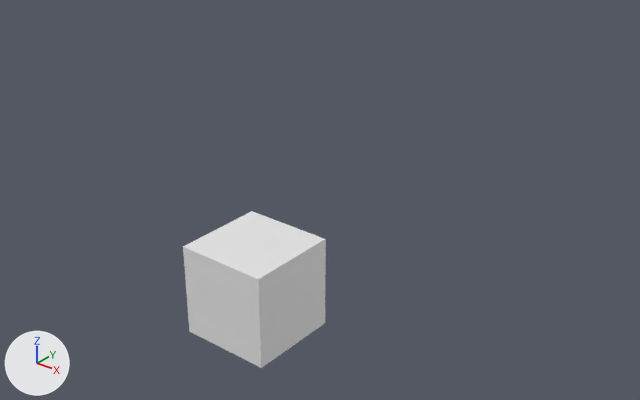
Renders of the Blender file modelajes skins/halowin/barco3x1.blend from each side of a commit.
One viewpoint serves both versions: a 50 mm lens placed at (10.7, -11.3, 9.45), pointed at (0.92, 0.92, 1.87). The axes (+X, +Y, +Z) are drawn at lower left. The lights are the same throughout. Materials are left out; every surface is plain grey.
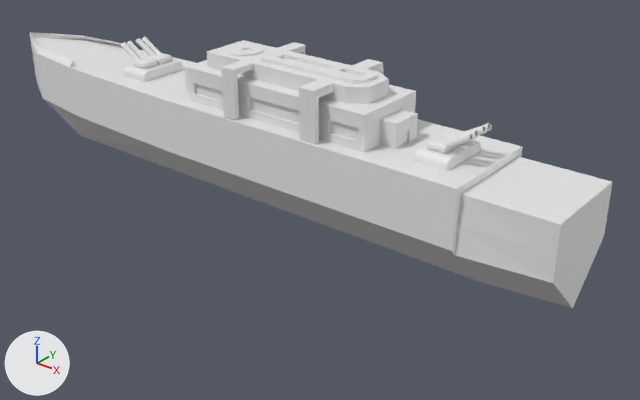
What differs and where, as boxes (x1, y1, x2, y2) in the pictures (640 x 400 px):
'Cube', reshaped, moved, turned, rescaled: before (183, 211, 326, 368); after (29, 32, 612, 308)
'Cube.004', added: after (414, 136, 481, 171)
'Cube.003', added: after (124, 60, 183, 82)
'Cube.006', added: after (427, 137, 456, 154)
'Cylinder.007', added: after (441, 133, 474, 148)
'Cube.002', added: after (133, 58, 157, 69)
'Cube.001', added: after (149, 53, 172, 64)
'Cylinder.001', added: after (136, 38, 156, 56)
'Cylinder.003', added: after (127, 41, 147, 59)
'Cylinder.002', added: after (121, 42, 141, 61)
'Cube.005', added: after (441, 130, 461, 146)
'Cylinder', added: after (142, 37, 162, 54)
'Cylinder.004', added: after (455, 126, 487, 137)
'Cylinder.006', added: after (446, 130, 479, 141)
'Cylinder.005', added: after (460, 123, 492, 134)
part 1 of me_cube, added: after (184, 40, 418, 152)
part 2 of me_cube, built on: before (183, 211, 325, 368); after (29, 32, 612, 308)

Patch to the scene script:
```diff
--- a/modelajes skins/halowin/barco3x1.blend.py
+++ b/modelajes skins/halowin/barco3x1.blend.py
@@ me_cube @@
-me_cube.from_pydata(...)  # 8 vertices, 6 faces; spans x -1.0..1.0, y -1.0..1.0, z -1.0..1.0
+me_cube.from_pydata(...)  # 307 vertices, 244 faces; spans x -1.0..1.94, y -1.0..1.0, z -6.46..6.55
+# me_cube part 1: a new loose piece of 232 vertices spanning x 0.97..1.94, y -0.97..0.91, z -3.43..1.13
+# me_cube part 2
+# 4 vertices are removed from x -1.0, y -1.0..1.0, z -1.0..1.0
+# 5 faces are deleted
+# 64 vertices are added at x -1.0..1.11, y -1.0..1.0, z -6.46..6.55
+# 7 new vertices lie (1.0, 0.0, 0.0) away from vertices in x 0.0, y -0.89..0.89, z 3.44..6.55
+# 70 new faces join them
@@ ob_cube @@
 ob_cube = bpy.data.objects.new('Cube', me_cube)
-ob_cube.location = (0.0, 0.0, 0.0)
+ob_cube.location = (-0.16, 0.12, 2.92)
+ob_cube.rotation_euler = (0.0, -1.572, 0.0)  # degrees (0, -90, 0)
+ob_cube.scale = (1.03, 1.03, 1.03)
@@ ob_cylinder_004 @@
+ob_cylinder_004 = bpy.data.objects.new('Cylinder.004', me_cylinder_004)  # 352 vertices, 322 faces; spans x -1.11..1.11, y -1.11..1.11, z -1.0..9.65
+ob_cylinder_004.location = (4.27, 0.2, 4.24)
+ob_cylinder_004.rotation_euler = (0.0, 1.047, 6.281)  # degrees (0, 60, 360)
+ob_cylinder_004.scale = (0.0542, 0.0542, 0.0542)
@@ ob_cylinder_005 @@
+ob_cylinder_005 = bpy.data.objects.new('Cylinder.005', me_cylinder_004.copy())
+ob_cylinder_005.location = (4.27, 0.35, 4.24)
+ob_cylinder_005.rotation_euler = (0.0, 1.047, 6.281)  # degrees (0, 60, 360)
+ob_cylinder_005.scale = (0.0542, 0.0542, 0.0542)
@@ ob_cylinder_006 @@
+ob_cylinder_006 = bpy.data.objects.new('Cylinder.006', me_cylinder_004.copy())
+ob_cylinder_006.location = (4.27, -0.04, 4.24)
+ob_cylinder_006.rotation_euler = (0.0, 1.047, 6.281)  # degrees (0, 60, 360)
+ob_cylinder_006.scale = (0.0542, 0.0542, 0.0542)
@@ ob_cylinder_007 @@
+ob_cylinder_007 = bpy.data.objects.new('Cylinder.007', me_cylinder_004.copy())
+ob_cylinder_007.location = (4.27, -0.2, 4.24)
+ob_cylinder_007.rotation_euler = (0.0, 1.047, 6.281)  # degrees (0, 60, 360)
+ob_cylinder_007.scale = (0.0542, 0.0542, 0.0542)
@@ ob_cube_005 @@
+ob_cube_005 = bpy.data.objects.new('Cube.005', me_cube_005)  # 216 vertices, 218 faces; spans x -1.0..1.0, y -1.0..1.0, z -0.36..0.36
+ob_cube_005.location = (4.18, 0.28, 4.2)
+ob_cube_005.rotation_euler = (0.0, 0.0, 6.281)  # degrees (0, 0, 360)
+ob_cube_005.scale = (0.176, 0.176, 0.176)
@@ ob_cube_006 @@
+ob_cube_006 = bpy.data.objects.new('Cube.006', me_cube_005.copy())
+ob_cube_006.location = (4.18, -0.12, 4.2)
+ob_cube_006.rotation_euler = (0.0, 0.0, 6.281)  # degrees (0, 0, 360)
+ob_cube_006.scale = (0.176, 0.176, 0.176)
@@ ob_cube_004 @@
+ob_cube_004 = bpy.data.objects.new('Cube.004', me_cube_004)  # 184 vertices, 172 faces; spans x -0.428..0.428, y -0.714..0.714, z -0.269..0.13
+ob_cube_004.location = (4.18, 0.07, 4.08)
+ob_cube_004.rotation_euler = (0.0, 0.0, 6.281)  # degrees (0, 0, 360)
+ob_cube_004.scale = (0.733, 0.733, 0.513)
@@ ob_cylinder_003 @@
+ob_cylinder_003 = bpy.data.objects.new('Cylinder.003', me_cylinder_003)  # 352 vertices, 322 faces; spans x -1.11..1.11, y -1.11..1.11, z -1.0..9.65
+ob_cylinder_003.location = (-2.79, -0.04, 4.24)
+ob_cylinder_003.rotation_euler = (0.0, 1.047, 3.142)  # degrees (0, 60, 180)
+ob_cylinder_003.scale = (0.0542, 0.0542, 0.0542)
@@ ob_cylinder_002 @@
+ob_cylinder_002 = bpy.data.objects.new('Cylinder.002', me_cylinder_002)  # 352 vertices, 322 faces; spans x -1.11..1.11, y -1.11..1.11, z -1.0..9.65
+ob_cylinder_002.location = (-2.79, -0.2, 4.24)
+ob_cylinder_002.rotation_euler = (0.0, 1.047, 3.142)  # degrees (0, 60, 180)
+ob_cylinder_002.scale = (0.0542, 0.0542, 0.0542)
@@ ob_cylinder_001 @@
+ob_cylinder_001 = bpy.data.objects.new('Cylinder.001', me_cylinder_001)  # 352 vertices, 322 faces; spans x -1.11..1.11, y -1.11..1.11, z -1.0..9.65
+ob_cylinder_001.location = (-2.79, 0.2, 4.24)
+ob_cylinder_001.rotation_euler = (0.0, 1.047, 3.142)  # degrees (0, 60, 180)
+ob_cylinder_001.scale = (0.0542, 0.0542, 0.0542)
@@ ob_cylinder @@
+ob_cylinder = bpy.data.objects.new('Cylinder', me_cylinder)  # 352 vertices, 322 faces; spans x -1.11..1.11, y -1.11..1.11, z -1.0..9.65
+ob_cylinder.location = (-2.79, 0.35, 4.24)
+ob_cylinder.rotation_euler = (0.0, 1.047, 3.142)  # degrees (0, 60, 180)
+ob_cylinder.scale = (0.0542, 0.0542, 0.0542)
@@ ob_cube_002 @@
+ob_cube_002 = bpy.data.objects.new('Cube.002', me_cube_002)  # 216 vertices, 218 faces; spans x -1.0..1.0, y -1.0..1.0, z -0.36..0.36
+ob_cube_002.location = (-2.7, -0.12, 4.2)
+ob_cube_002.rotation_euler = (0.0, 0.0, 3.142)  # degrees (0, 0, 180)
+ob_cube_002.scale = (0.176, 0.176, 0.176)
@@ ob_cube_001 @@
+ob_cube_001 = bpy.data.objects.new('Cube.001', me_cube_001)  # 216 vertices, 218 faces; spans x -1.0..1.0, y -1.0..1.0, z -0.36..0.36
+ob_cube_001.location = (-2.7, 0.27, 4.2)
+ob_cube_001.rotation_euler = (0.0, 0.0, 3.142)  # degrees (0, 0, 180)
+ob_cube_001.scale = (0.176, 0.176, 0.176)
@@ ob_cube_003 @@
+ob_cube_003 = bpy.data.objects.new('Cube.003', me_cube_003)  # 184 vertices, 172 faces; spans x -0.428..0.428, y -0.714..0.714, z -0.269..0.13
+ob_cube_003.location = (-2.7, 0.08, 4.08)
+ob_cube_003.rotation_euler = (0.0, 0.0, 3.142)  # degrees (0, 0, 180)
+ob_cube_003.scale = (0.733, 0.733, 0.513)
```
